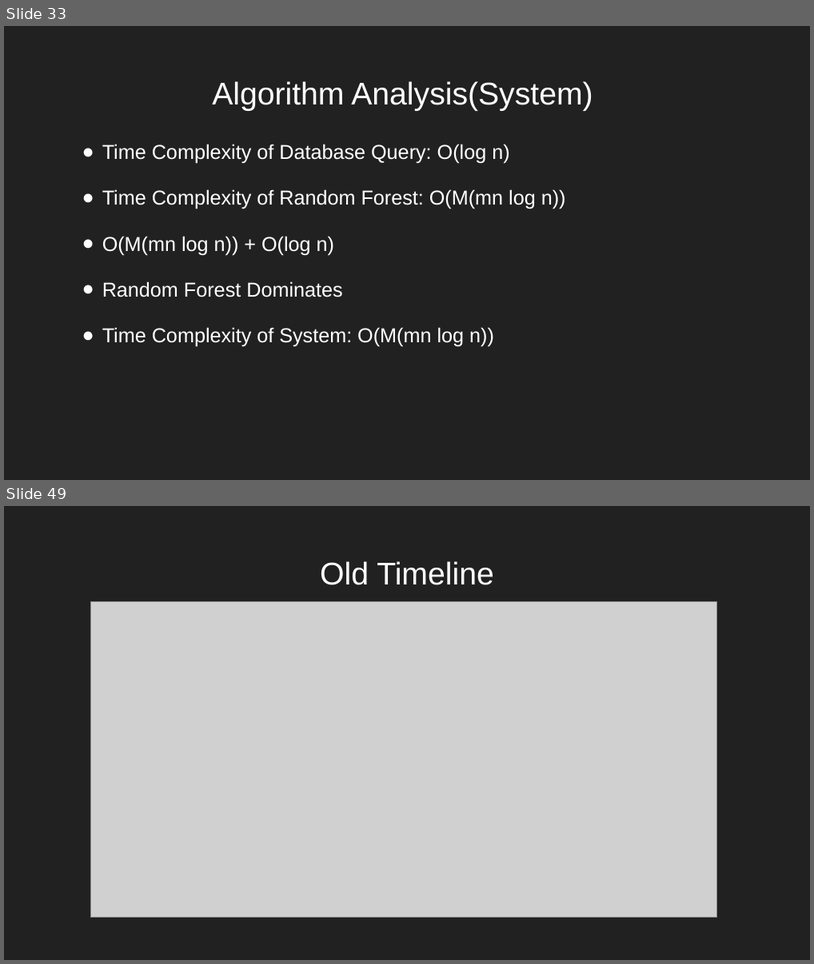
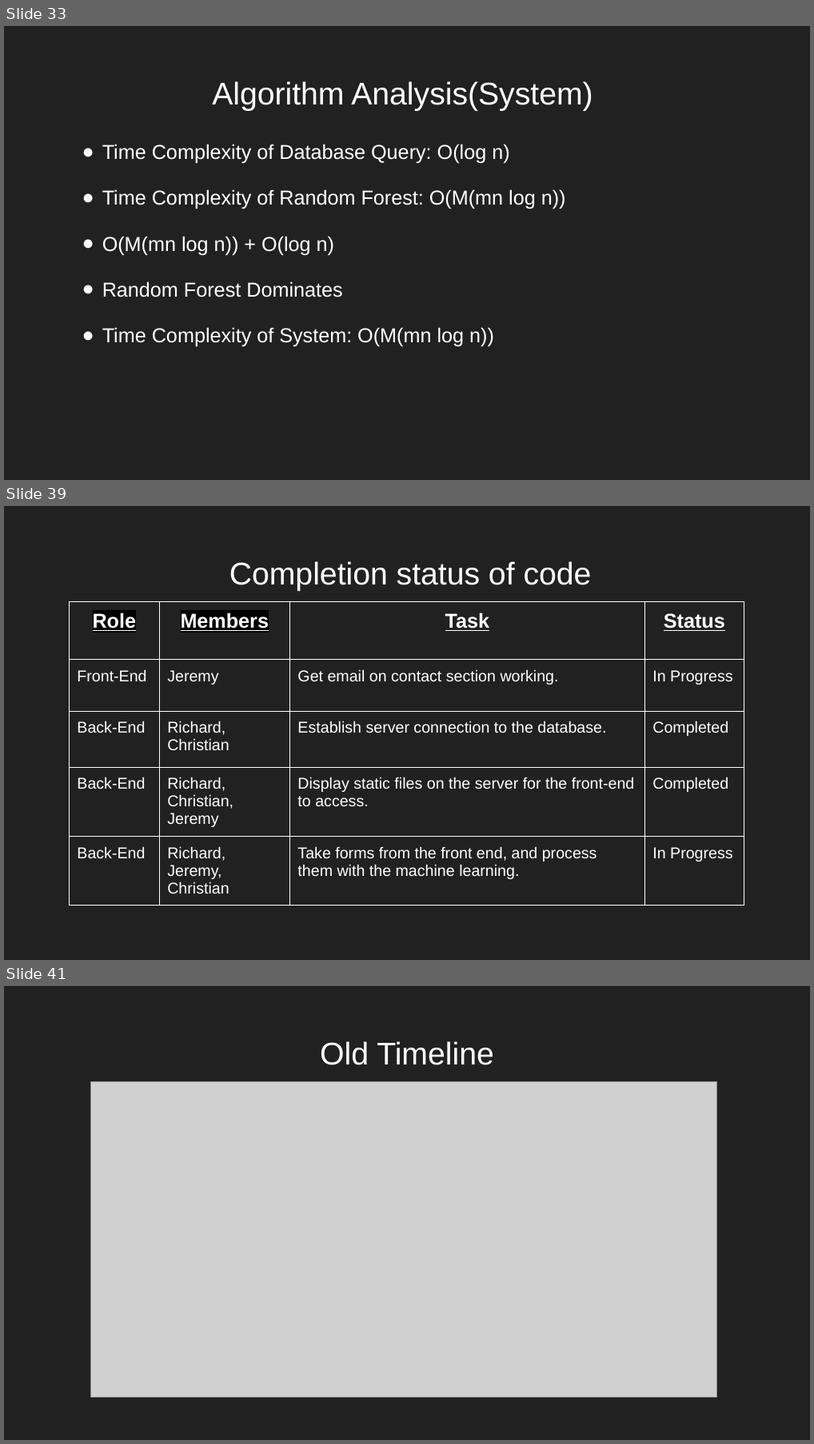
Before and after one commit to nreader72/NostraDomicile, a slide deck: docs/Progress_Reports/NostraDomicile (6).pptx. Shown one above the other, each under a label of ours: slides 33 and 49 before the commit, slides 33, 39 and 41 after it; the slides between them are not shown. The pictures are 814x964 and 814x1444 pixels, drawn with LibreOffice and Linux fonts; fonts in the diff are those of the drawing; grey boxes stand for pictures; background and template pictures are left out. Boxes give left, top, right and bottom in pixels: in the first picture for what was removed or moved away, otherwise in the second. Text is boxed around its words. In the diff, an @@ line names an element or a change of style, - is before the commit and + after.

```diff
--- a/docs/Progress_Reports/NostraDomicile (6).pptx
+++ b/docs/Progress_Reports/NostraDomicile (6).pptx
@@ slide 39 added at (4,506,810,960), background picture (left out) @@
@@ title added at (230,561,592,591), 28 pt, text #FFFFFF @@
+Completion status of code
@@ table added at (70,602,744,896), 5 rows, 4 columns @@
+Role | Members | Task | Status
+Front-End | Jeremy | Get email on contact section working. | In Progress
+Back-End | Richard, Christian | Establish server connection to the database. | Completed
+Back-End | Richard, Christian, Jeremy | Display static files on the server for the front-end to access. | Completed
+Back-End | Richard, Jeremy, Christian | Take forms from the front end, and process them with the machine learning. | In Progress
@@ what was slide 49 is now slide 41 @@
```
Also in this commit, not shown: 10 slides changed, 3 other slides added, 3 slides removed.
